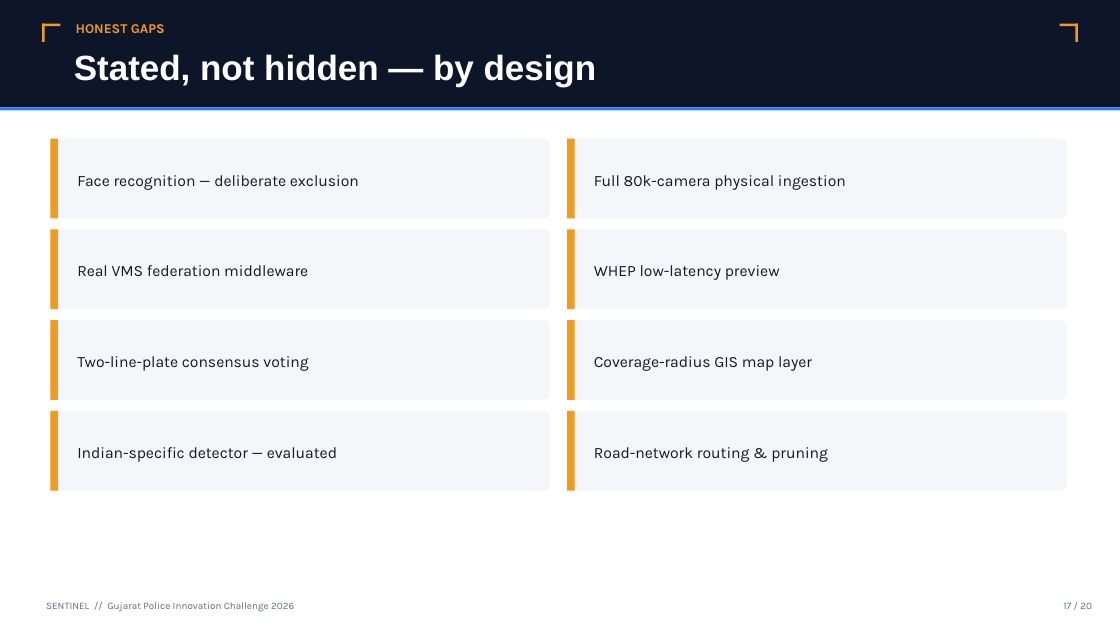
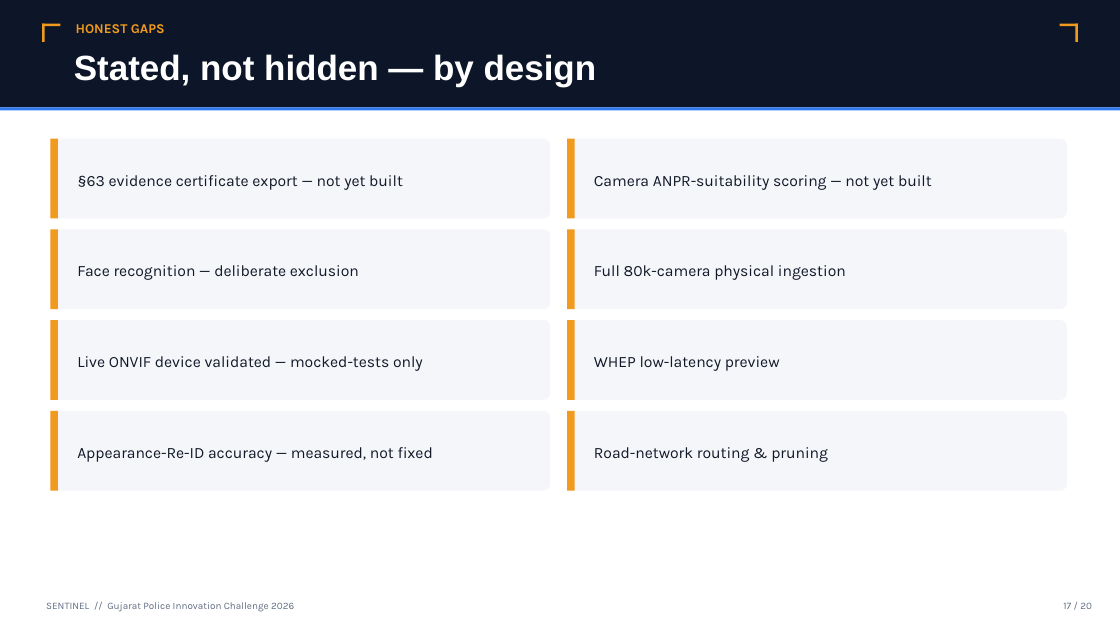
Before and after one commit to lekkalaharsha/sentinel-gujarat-police, a slide deck: slide 18 of docs/assets/Sentinel_Solution_Presentation.pptx. Drawn at 1120x630 pixels with LibreOffice and Linux fonts; fonts in the diff are those of the drawing. Boxes give left, top, right and bottom in pixels: in the first picture for what was removed or moved away, otherwise in the second. Text is boxed around its words. In the diff, an @@ line names an element or a change of style, - is before the commit and + after.

```diff
--- a/docs/assets/Sentinel_Solution_Presentation.pptx
+++ b/docs/assets/Sentinel_Solution_Presentation.pptx
@@ text added at box(77, 175, 403, 190), 13.5 pt, text #111827 @@
+§63 evidence certificate export — not yet built
@@ text added at box(594, 175, 932, 190), 13.5 pt, text #111827 @@
+Camera ANPR-suitability scoring — not yet built
@@ text removed at box(77, 265, 308, 276) @@
-Real VMS federation middleware
@@ 3 texts: place and size @@
-3 texts at box(77, 175, 846, 280)
+3 texts at box(77, 265, 846, 371)
@@ text at box(77, 356, 423, 371): text changed @@
-Two-line-plate consensus voting
+Live ONVIF device validated — mocked-tests only
@@ text removed at box(594, 356, 812, 371) @@
-Coverage-radius GIS map layer
@@ text at box(77, 447, 433, 462): text changed @@
-Indian-specific detector — evaluated
+Appearance-Re-ID accuracy — measured, not fixed
```
Also in this commit, not shown: 13 other slides changed, 1 slide added, 1 slide removed, 1 other file.
